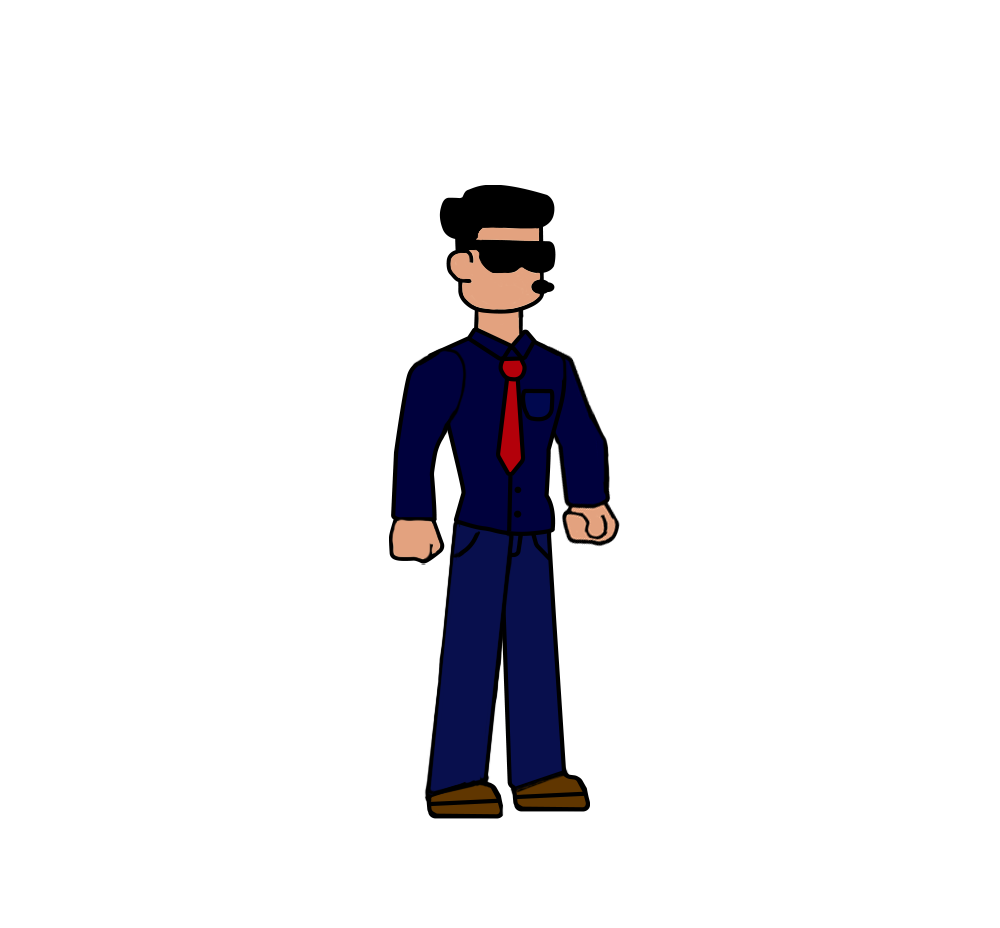
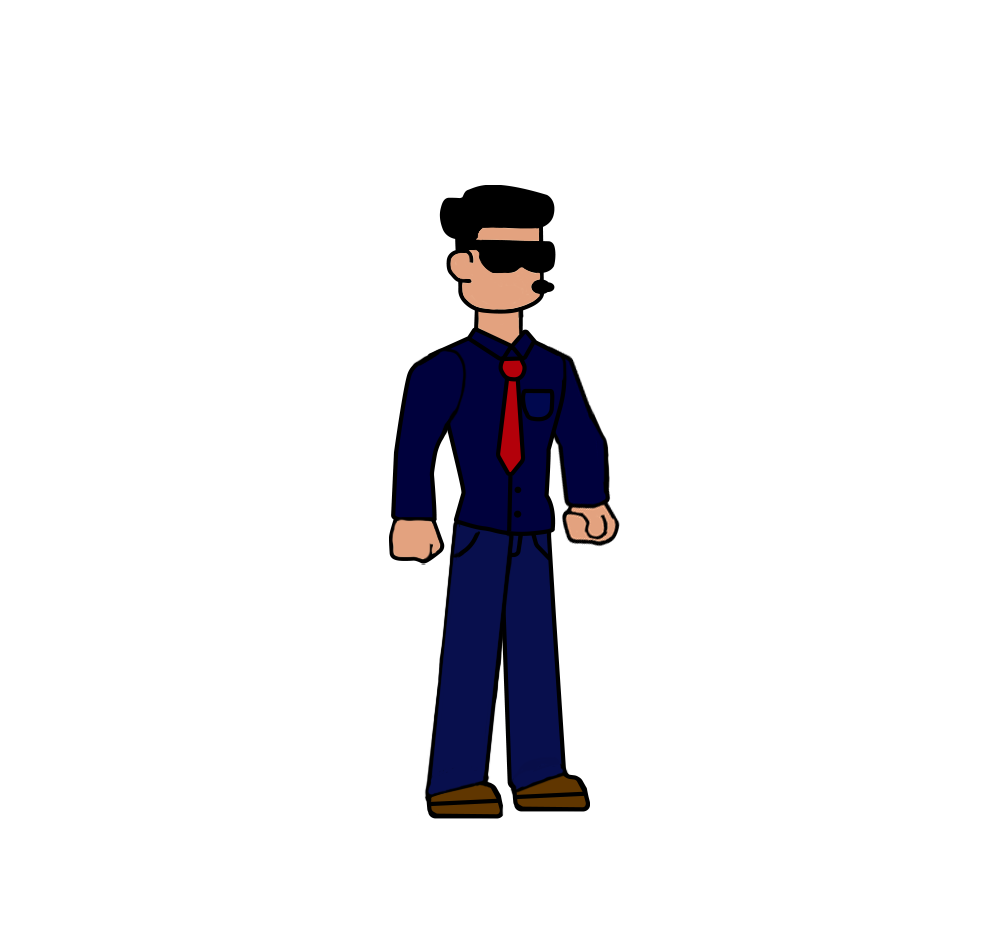
Revision of a layered (1000, 928) image; what changed, layer by layer:
moved "left shoes" above "Left Leg", painted on it over (x1=427, y1=765, x2=485, y2=795)
painted on "Left Leg" over (x1=430, y1=775, x2=485, y2=795)
moved "right shoes" above "Right Leg", painted on it over (x1=511, y1=757, x2=564, y2=795)
painted on "Right Leg" over (x1=519, y1=783, x2=539, y2=795)
